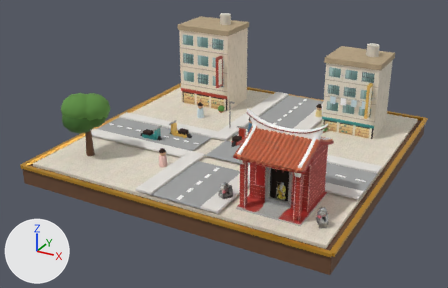
One commit to the glTF model assets/models/p05/road.glb: the scene before it, then after it.
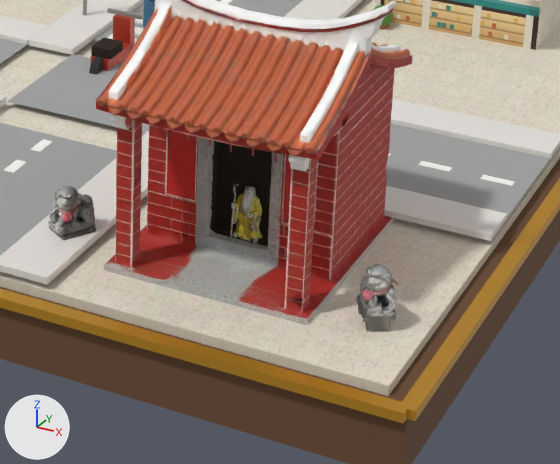
Each version is shown whole from a 50 mm lens placed at (0.363, -0.71, 0.369), pointed at (-0.01, -0.032, 0.03), then close up on the part from 45% to 85% of the width and 43% to 94% of the height. The axes (+X, +Y, +Z) are drawn at lower left. The lights are the same throughout. The last two pictures show the newer version. Where no turn or scale is listed for an object, it has been applied to the vertices.

Objects in the first close-up: 'Mesh_0', 'Mesh_1', 'Mesh_17', 'Mesh_2', 'Mesh_3', 'Mesh_7', 'meshes0', 'meshes0_1', 'road.002', 'road.005', 'sidewalk_north.002', 'sidewalk_north.005' and 23 more.
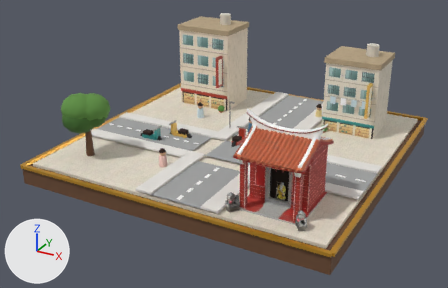
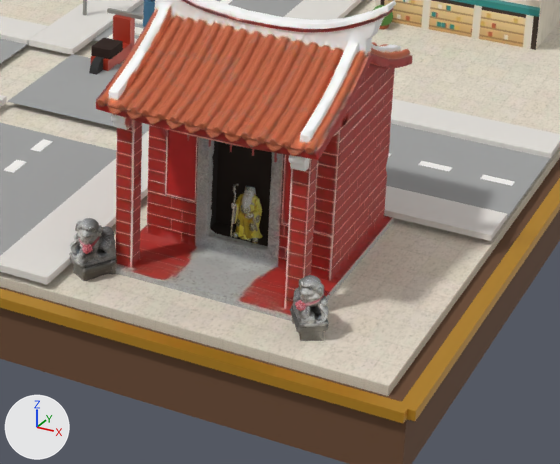
ob_node_88 is not drawn itself; it is the parent of ob_node_87.
ob_node_91 is not drawn itself; it is the parent of ob_node_90.

Diff of the bpy script that builds the scene:
```diff
--- a/assets/models/p05/road.glb.py
+++ b/assets/models/p05/road.glb.py
@@ ob_node_88 @@
 ob_node_88.parent = ob_node_92
-ob_node_88.location = (-1.32, -0.62, 0.0)
-ob_node_88.rotation_euler = (0.0, 0.0, 0.15)  # degrees (0, 0, 8.6)
-ob_node_88.scale = (0.633, 0.633, 0.633)
+ob_node_88.location = (-0.92, -1.0, 0.0)
+ob_node_88.rotation_euler = (0.0, 0.0, 0.12)  # degrees (0, 0, 6.9)
+ob_node_88.scale = (0.612, 0.612, 0.612)
@@ ob_node_91 @@
 ob_node_91.parent = ob_node_92
-ob_node_91.location = (1.32, -0.62, 0.0)
-ob_node_91.rotation_euler = (0.0, 0.0, -0.15)  # degrees (0, 0, -8.6)
-ob_node_91.scale = (-0.633, 0.633, 0.633)
+ob_node_91.location = (0.92, -1.0, 0.0)
+ob_node_91.rotation_euler = (0.0, 0.0, -0.12)  # degrees (0, 0, -6.9)
+ob_node_91.scale = (-0.612, 0.612, 0.612)
```

Changed parts and their boxes (x1, y1, x2, y2) in the close-ups (560 x 464 px):
'tripo_node_d3a98527-80e8-4681-8827-334841b1c64b.001', moved, turned, rescaled: before (356, 264, 398, 332); after (290, 275, 330, 341)
'tripo_node_d3a98527-80e8-4681-8827-334841b1c64b', moved, turned, rescaled: before (48, 186, 96, 240); after (69, 218, 117, 281)
